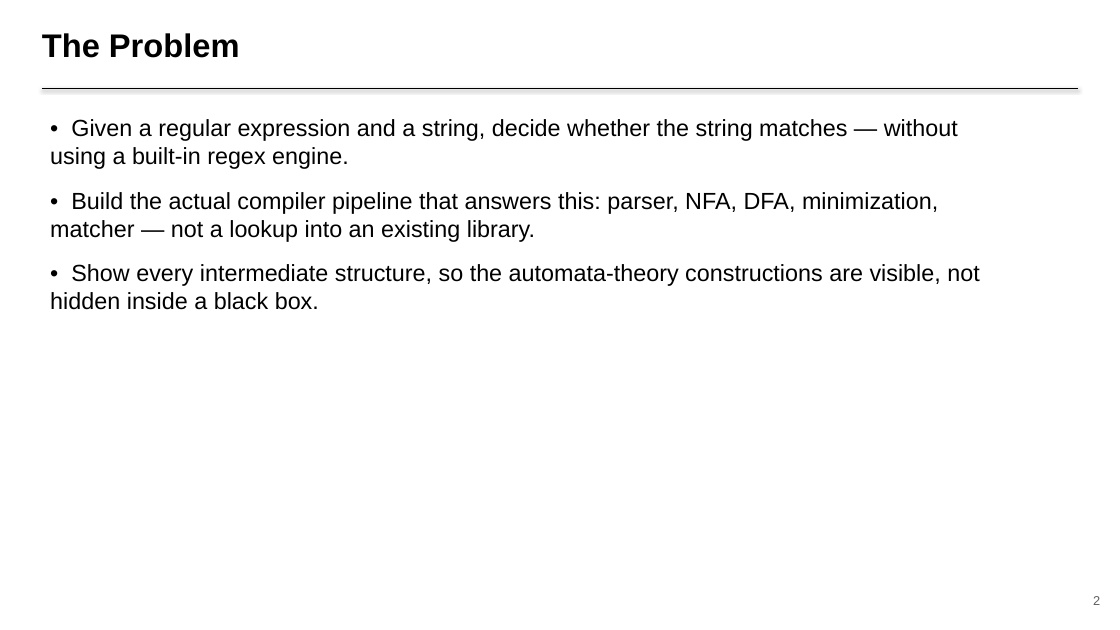
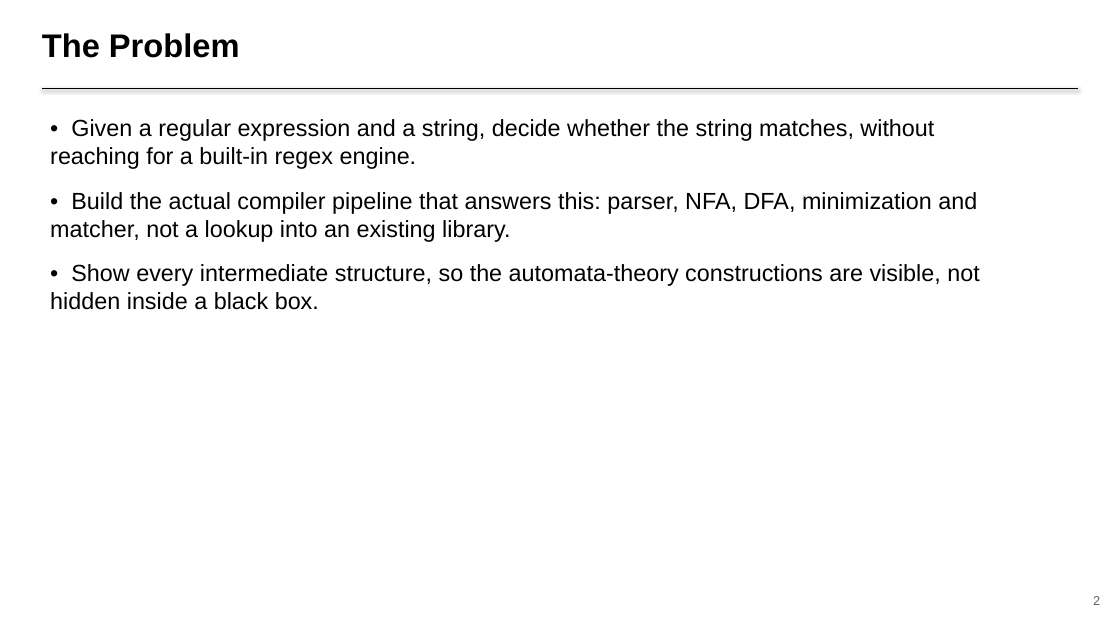
Before and after one commit to Vignesh-P-C/regexlab, a slide deck: slide 2 of docs/presentation.pptx. Drawn at 1120x630 pixels with LibreOffice and Linux fonts; fonts in the diff are those of the drawing. Boxes give left, top, right and bottom in pixels: in the first picture for what was removed or moved away, otherwise in the second. Text is boxed around its words. In the diff, an @@ line names an element or a change of style, - is before the commit and + after.

```diff
--- a/docs/presentation.pptx
+++ b/docs/presentation.pptx
@@ text at <box>50,119,977,242</box>: text changed @@
-• Given a regular expression and a string, decide whether the string matches — without using a built-in regex engine.
-• Build the actual compiler pipeline that answers this: parser, NFA, DFA, minimization, matcher — not a lookup into an existing library.
+• Given a regular expression and a string, decide whether the string matches, without reaching for a built-in regex engine.
+• Build the actual compiler pipeline that answers this: parser, NFA, DFA, minimization and matcher, not a lookup into an existing library.
```
Also in this commit, not shown: 8 other slides changed, 1 other file.
